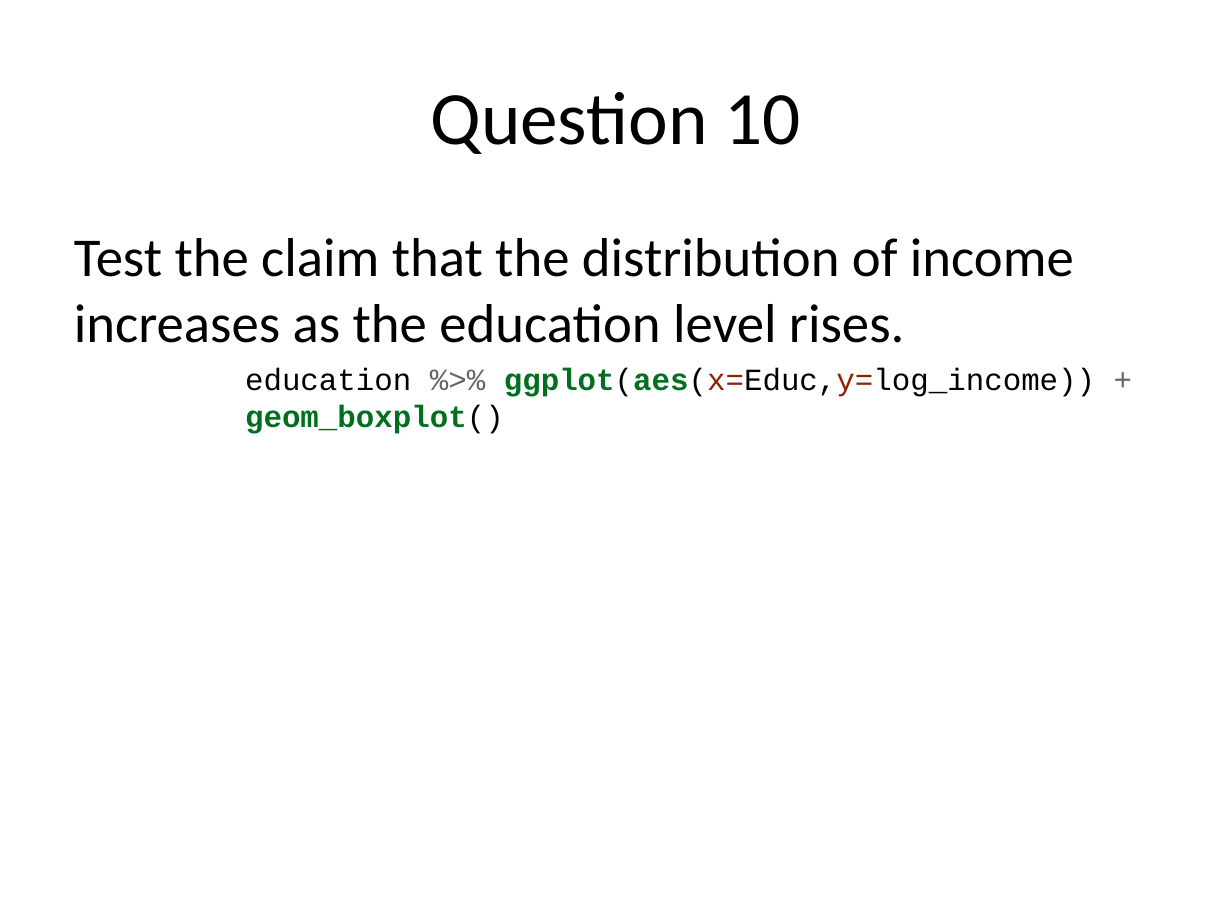
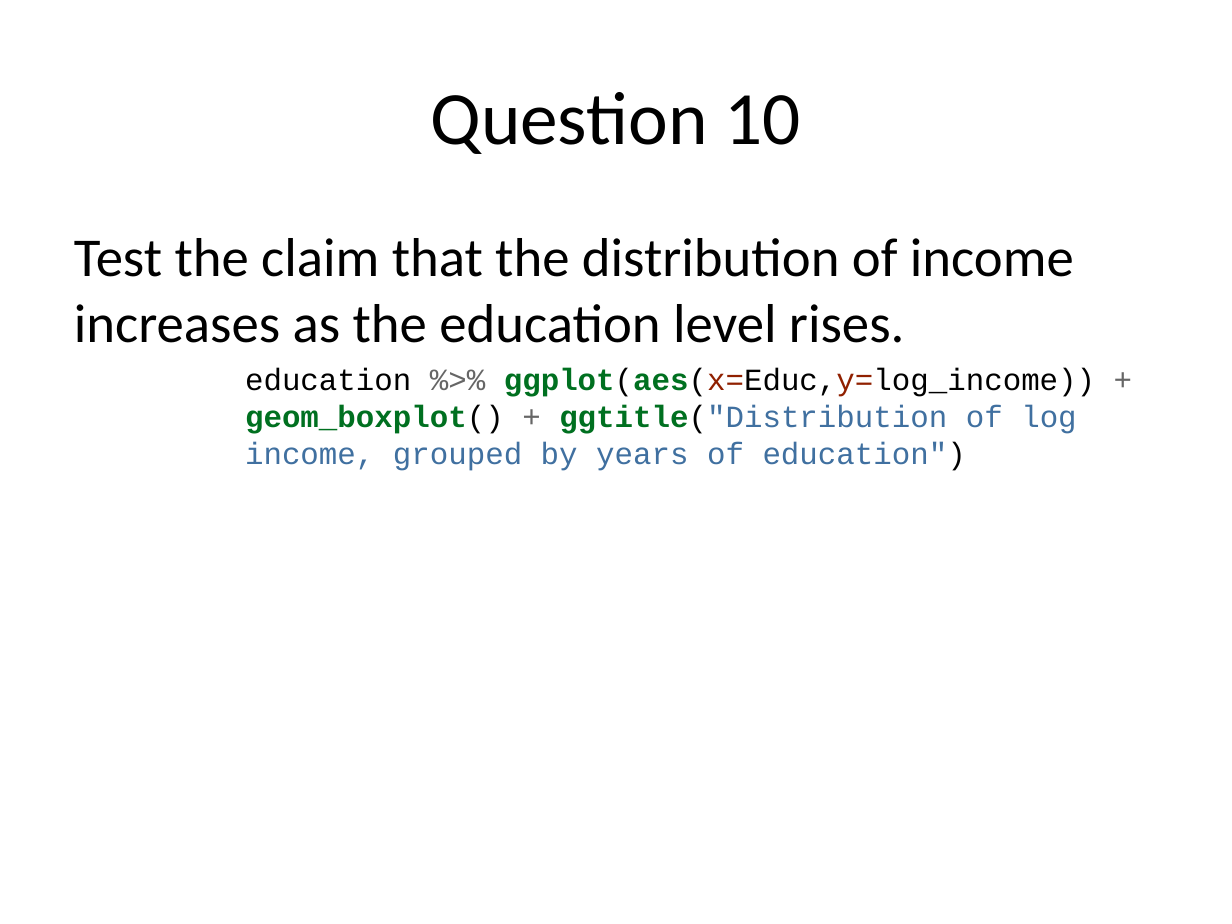
Before and after one commit to rmpalmer/MDS-6306-Doing-Data-Science-Fall-2019, a slide deck: slide 27 of Unit 2/Richard_Palmer_LiveSession_2.pptx. Drawn at 1232x924 pixels with LibreOffice and Linux fonts; fonts in the diff are those of the drawing. Boxes give left, top, right and bottom in pixels: in the first picture for what was removed or moved away, otherwise in the second. Text is boxed around its words. In the diff, an @@ line names an element or a change of style, - is before the commit and + after.

```diff
--- a/Unit 2/Richard_Palmer_LiveSession_2.pptx
+++ b/Unit 2/Richard_Palmer_LiveSession_2.pptx
@@ text at box(245, 368, 1095, 471): text changed; text colour #000000 to #4070A0 @@
-education %>% ggplot(aes(x=Educ,y=log_income)) + geom_boxplot()
+education %>% ggplot(aes(x=Educ,y=log_income)) + geom_boxplot() + ggtitle("Distribution of log income, grouped by years of education")
```
Also in this commit, not shown: 1 other file.
